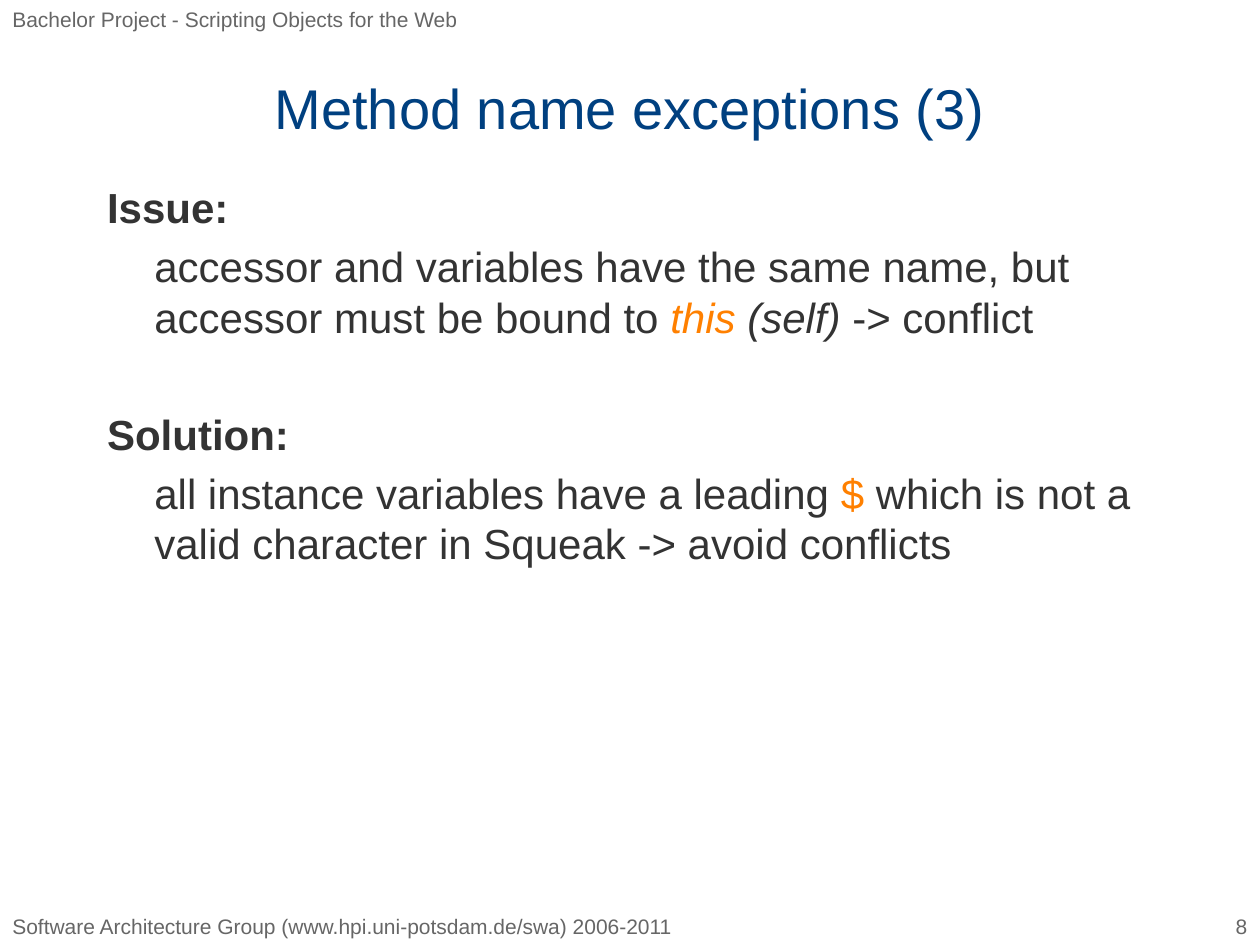
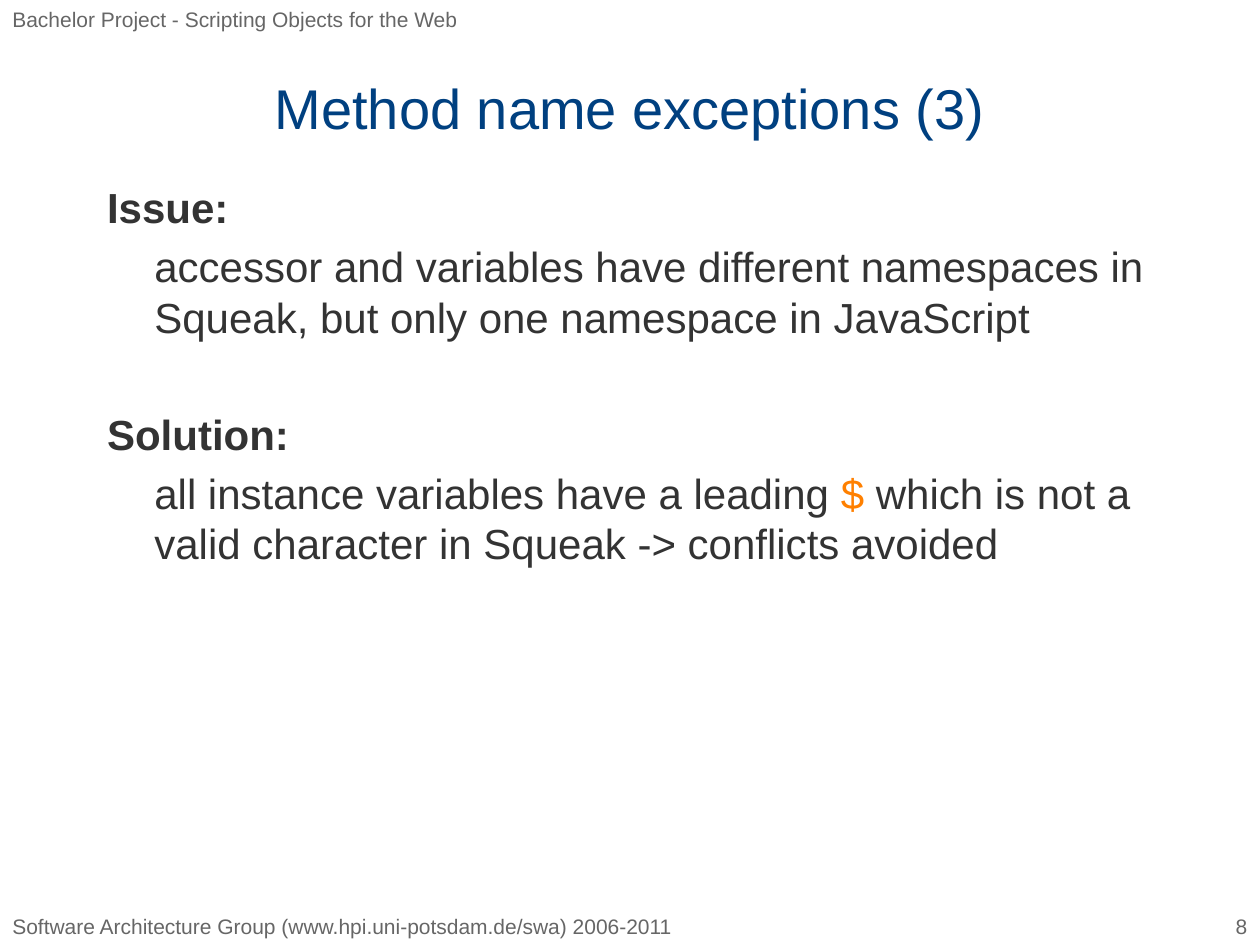
Before and after one commit to bp2010h1/orca, a slide deck: slide 8 of doc/squeakyJS.pptx. Drawn at 1260x945 pixels with LibreOffice and Linux fonts; fonts in the diff are those of the drawing; background and template pictures are left out. Boxes give left, top, right and bottom in pixels: in the first picture for what was removed or moved away, otherwise in the second. Text is boxed around its words. In the diff, an @@ line names an element or a change of style, - is before the commit and + after.

```diff
--- a/doc/squeakyJS.pptx
+++ b/doc/squeakyJS.pptx
@@ text at bbox=[154, 251, 1144, 341]: text changed @@
-accessor and variables have the same name, but accessor must be bound to this (self) -> conflict
+accessor and variables have different namespaces in Squeak, but only one namespace in JavaScript
@@ text at bbox=[154, 478, 1130, 568]: text changed @@
-all instance variables have a leading $ which is not a valid character in Squeak -> avoid conflicts
+all instance variables have a leading $ which is not a valid character in Squeak -> conflicts avoided
```
Also in this commit, not shown: 6 other slides changed, 1 other file.
